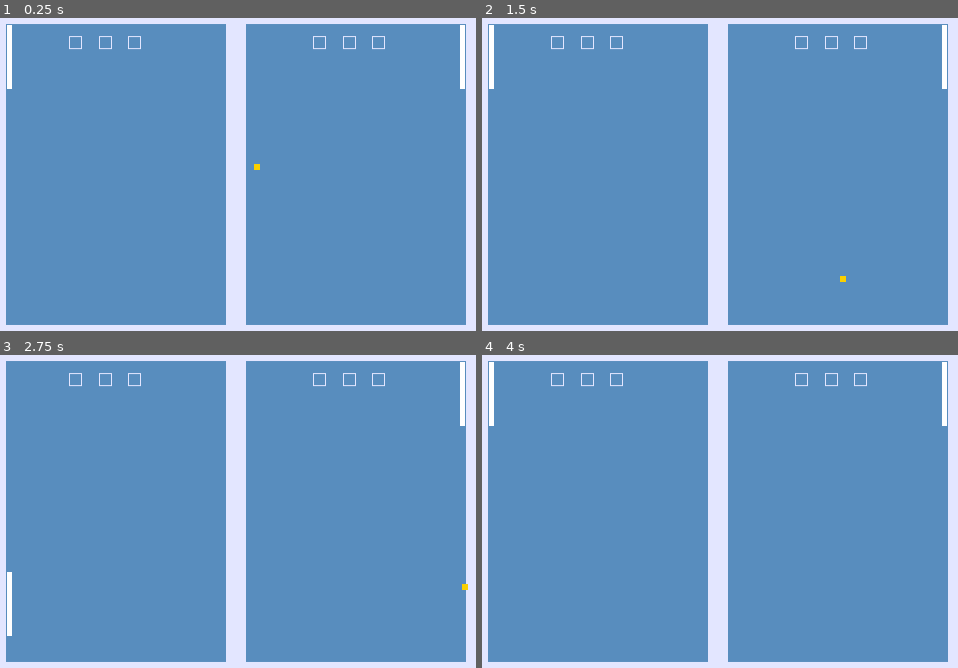
Above: before the commit, frames 1-4 (two rows, left to right).
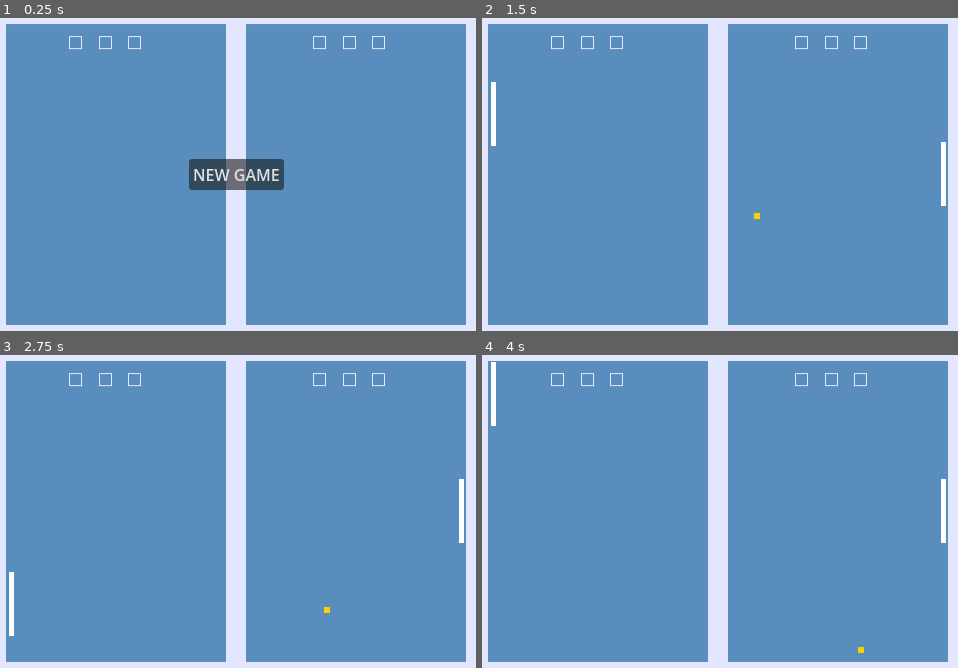
Above: after the commit, the same moments.

Repository: phpires/pong
Game: Godot game, scene res://scenes/board.tscn
Two runs of this game, one before a commit and one after it. Both use one fixed random seed, a clock stepped at 60 frames per second and the inputs below.
Inputs (mouse positions are in pixels of both pictures, inside the frame that each line leads up to):
- Up to frame 1 (0.25 s): no input
- Up to frame 2 (1.5 s): click (720, 174) at 0.5 s, where only the run after the commit has a clickable "NEW GAME"; hold W (move_up_player_one) from 1.28 s (still down)
- Up to frame 3 (2.75 s): release W (move_up_player_one) at 2.03 s; hold S (move_down_player_one) from 2.03 s (still down)
- Up to frame 4 (4 s): release S (move_down_player_one) at 2.78 s; hold W (move_up_player_one) from 2.78 s (still down)

The runs differ from the first frame. In frame 1, 2.4% of the frame differs, in the area x 1-98%, y 2-55%; in frame 2, 0.9%; in frame 3, 0.6%; in frame 4, 0.6%.

Commit message:
ver 0.0.1
Finished the first version of the game.

Diff:
--- /dev/null
+++ b/game_ui.gd
@@ -0,0 +1,21 @@
+extends CanvasLayer
+
+signal start_game
+
+func show_winner_message(player):
+	var winner_text = {
+		"player_one": "Player one won!",
+		"player_two": "Player two won!"
+	}
+	$Message.text = winner_text[player]
+	$Message.show()
+	$MessageTimer.start(4.0)
+
+func _on_message_timer_timeout() -> void:
+	$MessageTimer.stop()
+	$Message.hide()
+	$Start.show()
+
+func _on_start_pressed() -> void:
+	$Start.hide()
+	start_game.emit()
--- /dev/null
+++ b/game_ui.tscn
@@ -0,0 +1,36 @@
+[gd_scene load_steps=2 format=3 uid="uid://ckkhsf5miij1n"]
+
+[ext_resource type="Script" uid="uid://d2t2ohfotkgp" path="res://game_ui.gd" id="1_ue6oa"]
+
+[node name="CanvasLayer" type="CanvasLayer"]
+script = ExtResource("1_ue6oa")
+
+[node name="Message" type="Label" parent="."]
+anchors_preset = 5
+anchor_left = 0.5
+anchor_right = 0.5
+offset_left = -20.0
+offset_right = 20.0
+offset_bottom = 23.0
+grow_horizontal = 2
+
+[node name="Start" type="Button" parent="."]
+anchors_preset = 8
+anchor_left = 0.5
+anchor_top = 0.5
+anchor_right = 0.5
+anchor_bottom = 0.5
+offset_left = -47.5
+offset_top = -15.5
+offset_right = 47.5
+offset_bottom = 15.5
+grow_horizontal = 2
+grow_vertical = 2
+size_flags_horizontal = 4
+size_flags_vertical = 0
+text = "NEW GAME"
+
+[node name="MessageTimer" type="Timer" parent="."]
+
+[connection signal="pressed" from="Start" to="." method="_on_start_pressed"]
+[connection signal="timeout" from="MessageTimer" to="." method="_on_message_timer_timeout"]
--- a/scenes/board.tscn
+++ b/scenes/board.tscn
@@ -1,28 +1,39 @@
-[gd_scene load_steps=7 format=3 uid="uid://boxab8wn46dwo"]
+[gd_scene load_steps=10 format=3 uid="uid://boxab8wn46dwo"]
 
 [ext_resource type="Script" uid="uid://dkiiajh4d3jw7" path="res://scripts/board.gd" id="1_nglv8"]
 [ext_resource type="PackedScene" uid="uid://c68aixltfkfwo" path="res://scenes/player.tscn" id="2_fv4ni"]
 [ext_resource type="PackedScene" uid="uid://cx7qqd60jbbvo" path="res://scenes/ball.tscn" id="3_dun80"]
 [ext_resource type="FontFile" uid="uid://cjybocrr7pjto" path="res://assets/chars.webp" id="3_dxjtj"]
 [ext_resource type="PackedScene" uid="uid://copxuoxrfvn2" path="res://scenes/field.tscn" id="4_fv4ni"]
+[ext_resource type="PackedScene" uid="uid://ckkhsf5miij1n" path="res://game_ui.tscn" id="6_dun80"]
 
 [sub_resource type="LabelSettings" id="LabelSettings_vf5bc"]
 font = ExtResource("3_dxjtj")
 font_size = 10
 
+[sub_resource type="RectangleShape2D" id="RectangleShape2D_dxjtj"]
+size = Vector2(9, 298)
+
+[sub_resource type="RectangleShape2D" id="RectangleShape2D_dun80"]
+size = Vector2(10, 298.5)
+
 [node name="board" type="Node2D"]
 script = ExtResource("1_nglv8")
+player_x_padding = 15
 
 [node name="player" parent="." instance=ExtResource("2_fv4ni")]
+visible = false
 position = Vector2(43, 43)
 scale = Vector2(2, 2)
 
 [node name="player_2" parent="." instance=ExtResource("2_fv4ni")]
+visible = false
 position = Vector2(496, 43)
 scale = Vector2(2, 2)
 player_order = 2
 
 [node name="ball" parent="." instance=ExtResource("3_dun80")]
+visible = false
 modulate = Color(0.980392, 0.815686, 0, 1)
 self_modulate = Color(1, 1, 0, 1)
 position = Vector2(240, 130)
@@ -38,3 +49,25 @@
 
 [node name="Field" parent="." instance=ExtResource("4_fv4ni")]
 z_index = -50
+
+[node name="WaitAfterScore" type="Timer" parent="."]
+wait_time = 3.0
+
+[node name="PlayerOneScoreArea" type="Area2D" parent="."]
+
+[node name="CollisionShape2D" type="CollisionShape2D" parent="PlayerOneScoreArea"]
+position = Vector2(474.5, 160)
+shape = SubResource("RectangleShape2D_dxjtj")
+
+[node name="PlayerTwoScoreArea" type="Area2D" parent="."]
+
+[node name="CollisionShape2D" type="CollisionShape2D" parent="PlayerTwoScoreArea"]
+position = Vector2(5, 160.75)
+shape = SubResource("RectangleShape2D_dun80")
+
+[node name="GameUI" parent="." instance=ExtResource("6_dun80")]
+
+[connection signal="timeout" from="WaitAfterScore" to="." method="_on_timer_timeout"]
+[connection signal="body_entered" from="PlayerOneScoreArea" to="." method="_on_player_one_score_area_body_entered"]
+[connection signal="body_entered" from="PlayerTwoScoreArea" to="." method="_on_player_two_score_area_body_entered"]
+[connection signal="start_game" from="GameUI" to="." method="new_game"]
--- a/scenes/field.gd
+++ b/scenes/field.gd
@@ -1,5 +1,31 @@
 extends StaticBody2D
 
+@onready
+var player_score_lights: Dictionary = {
+		"player_one": [
+			$TextureRect/PlayerOneScoreOne,
+			$TextureRect/PlayerOneScoreTwo,
+			$TextureRect/PlayerOneScoreThree
+		],
+		"player_two": [
+			$TextureRect/PlayerTwoScoreOne,
+			$TextureRect/PlayerTwoScoreTwo,
+			$TextureRect/PlayerTwoScoreThree
+		]
+	}
 
-func set_player_score_lights(player_scores_dict: Dictionary) -> void:
-	pass
+func _ready() -> void:
+	reset_lights()
+
+func set_player_score_lights(player: String, score: int) -> void:
+	turn_on_light(player_score_lights[player][score])
+
+func reset_lights() -> void:
+	for key in player_score_lights:
+		player_score_lights["player_one"].map(turn_off_light)
+		player_score_lights["player_two"].map(turn_off_light)
+
+func turn_off_light(light: ColorRect) -> void:
+	light.set_visible(false)
+func turn_on_light(light: ColorRect) -> void:
+	light.set_visible(true)
--- a/scenes/field.tscn
+++ b/scenes/field.tscn
@@ -25,6 +25,7 @@
 
 [node name="PlayerOneScoreTwo" type="ColorRect" parent="TextureRect"]
 visible = false
+layout_mode = 0
 offset_left = 104.0
 offset_top = 23.0
 offset_right = 115.0
@@ -33,6 +34,7 @@
 
 [node name="PlayerOneScoreThree" type="ColorRect" parent="TextureRect"]
 visible = false
+layout_mode = 0
 offset_left = 133.0
 offset_top = 23.0
 offset_right = 144.0
@@ -41,6 +43,7 @@
 
 [node name="PlayerTwoScoreOne" type="ColorRect" parent="TextureRect"]
 visible = false
+layout_mode = 0
 offset_left = 318.0
 offset_top = 23.0
 offset_right = 329.0
@@ -49,6 +52,7 @@
 
 [node name="PlayerTwoScoreTwo" type="ColorRect" parent="TextureRect"]
 visible = false
+layout_mode = 0
 offset_left = 348.0
 offset_top = 23.0
 offset_right = 359.0
@@ -57,6 +61,7 @@
 
 [node name="PlayerTwoScoreThree" type="ColorRect" parent="TextureRect"]
 visible = false
+layout_mode = 0
 offset_left = 377.0
 offset_top = 23.0
 offset_right = 388.0
--- a/scripts/ball.gd
+++ b/scripts/ball.gd
@@ -17,13 +17,11 @@
 
 func _ready() -> void:
 	velocity = speed_magnitude * Vector2(x_vector_sign * speed_x, y_vector_sign * speed_y)
-	print(acceleration)
+	set_safe_margin(10.0)
 
 func _physics_process(delta: float) -> void:
-	position += velocity * delta
 	var collision_info = move_and_collide(velocity * delta)
 	if collision_info:
 		velocity = velocity.bounce(collision_info.get_normal())
 		if collision_info.get_collider().is_class("CharacterBody2D"):
 			velocity = acceleration*velocity
-			#print("velocity magnitude after collision: "+ str(velocity.length()))
--- a/scripts/board.gd
+++ b/scripts/board.gd
@@ -1,14 +1,54 @@
 class_name Board
 extends Node2D
+signal game_ended
+
+@export var player_x_padding : int = 20
 
 @onready var screen_size = get_viewport_rect().size
-
-func _on_ready() -> void:
-	var player_score = {
+@onready var player_score: Dictionary = {
 		"player_one": 0,
 		"player_two": 0
 	}
+@onready var PLAYER_ONE_INITIAL_POSITION := Vector2(45, screen_size.y/2)
+@onready var PLAYER_TWO_INITIAL_POSITION := Vector2(screen_size.x + player_x_padding, screen_size.y/2)
+@onready var BALL_INITIAL_POSITION := Vector2(screen_size.x/2, screen_size.y/2)
 
-func _process(delta: float) -> void:
+func player_scored(player: String) -> void:
+	print("player scored: "+player)
+	player_score[player] += 1
+	if player_score[player] >= 3:
+		$Field.set_player_score_lights(player, 2)
+		game_over(player)
+	else:
+		$Field.set_player_score_lights(player, player_score[player]-1)
+		$WaitAfterScore.start(3.0)
+func game_over(player: String) -> void:
+	$player.hide()
+	$player_2.hide()
+	$ball.hide()
+	$GameUI.show_winner_message(player)
 
-	pass
+func new_game() -> void:
+	player_score["player_one"] = 0
+	player_score["player_two"] = 0
+	$player.show()
+	$player_2.show()
+	$ball.show()
+	reset_positions()
+
+func reset_positions() -> void:
+	$player.position = PLAYER_ONE_INITIAL_POSITION
+	$player_2.position = PLAYER_TWO_INITIAL_POSITION
+	$ball.position = BALL_INITIAL_POSITION
+	$WaitAfterScore.stop()
+
+func _on_timer_timeout() -> void:
+	reset_positions()
+
+func _on_player_one_score_area_body_entered(body: Node2D) -> void:
+	if body.name == "ball":
+		player_scored("player_one")
+
+func _on_player_two_score_area_body_entered(body: Node2D) -> void:
+	if body.name == "ball":
+		player_scored("player_two")
Not shown, added: game_ui.gd.uid
